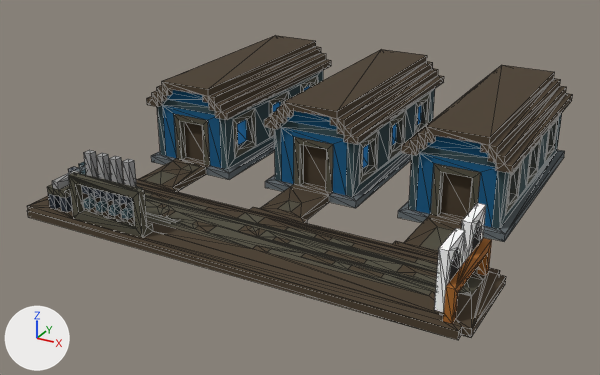
The OBJ model assets/buildings/blue/barracks.obj, before and after one commit.
Camera for both pictures: a 50 mm camera at (4.88, -9.83, 4.69) aimed at (-0.18, -0.63, 0.09). Every picture has the same lights, and +X, +Y and +Z are marked at lower left. Mesh edges are drawn as thin lines. Where no turn or scale is listed for an object, it has been applied to the vertices. Vertices at the same position are counted once.

The first picture shows 'Untitled'.
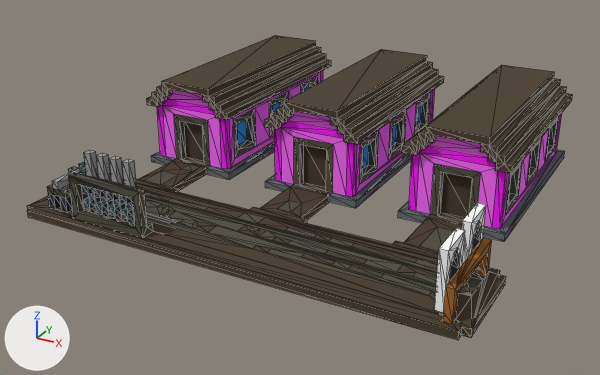
Boxes (x1, y1, x2, y2) around the edits, measured in the pictures (600 x 375 px; the box of a moved part takes in the faces that stretch with it):
part 1 of me_untitled, moved or reshaped: (225, 71, 562, 234) in both
part 2 of me_untitled, surface changed (blue to pink): (157, 84, 549, 229) in both

The change, as a list of edits to the scene's bpy script:
```text
Change me_untitled:
    used by ob_untitled; location = (0.0, 0.0, 0.0)
    remove me_untitled.from_pydata(...)  # 1213 vertices, 2458 faces; spans x -3.0..3.0, y -3.0..2.5, z 0.0..1.3
    add me_untitled.from_pydata(...)  # 1225 vertices, 2482 faces; spans x -3.0..3.0, y -3.0..2.5, z 0.0..1.3
    me_untitled part 1
    54 faces are deleted
    6 new vertices lie (0.0, 0.1, 0.0) away from vertices in x -1.4..2.6, y -0.6, z 0.1..0.9
    6 new vertices lie (0.0, 2.8, 0.0) away from vertices in x -1.4..2.6, y -0.5, z 0.1..0.9
    78 new faces join them
    me_untitled part 2: 222 kept faces spanning x -2.6..2.6, y -0.6..2.4, z 0.0..1.2 get new texture (UV) coordinates
```
